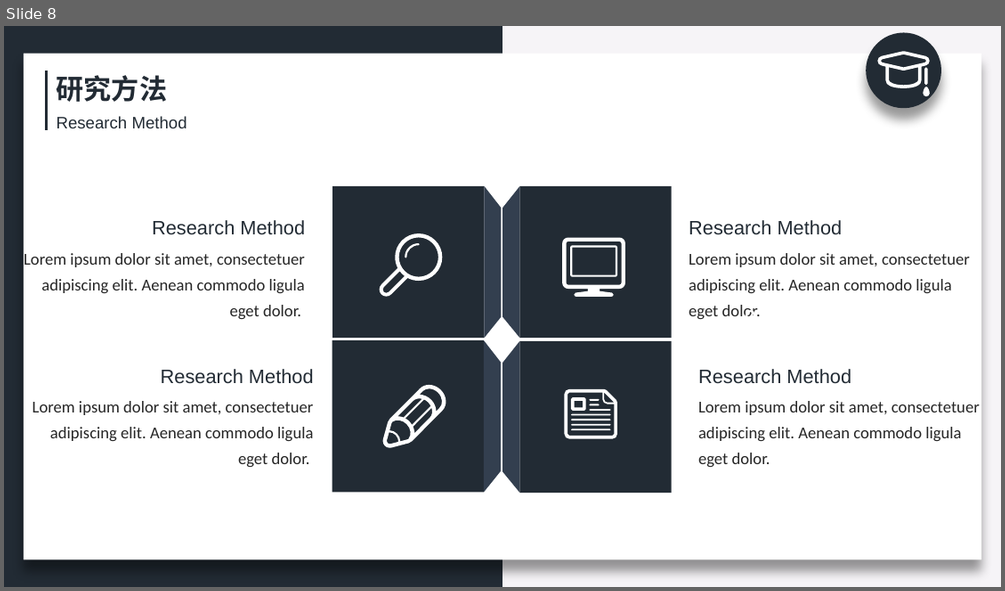
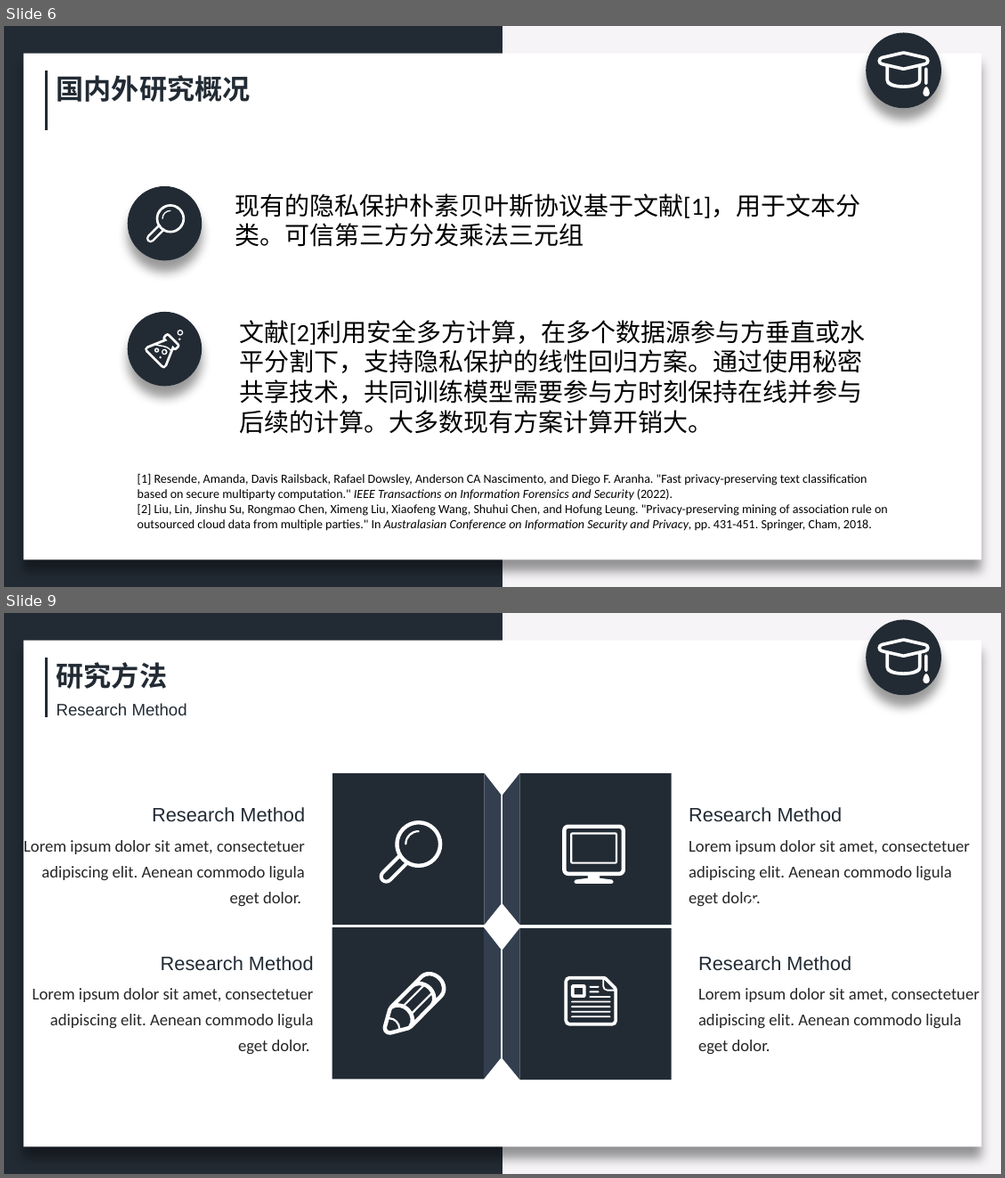
Before and after one commit to zeemeil/zeemeil.github.io, a slide deck: files/doctoral_dissertation_proposal.pptx. Shown one above the other, each under a label of ours: slide 8 before the commit, slides 6 and 9 after it; the slides between them are not shown. The pictures are 1005x591 and 1005x1178 pixels, drawn with LibreOffice and Linux fonts; fonts in the diff are those of the drawing. Boxes give left, top, right and bottom in pixels: in the first picture for what was removed or moved away, otherwise in the second. Text is boxed around its words. In the diff, an @@ line names an element or a change of style, - is before the commit and + after.

```diff
--- a/files/doctoral_dissertation_proposal.pptx
+++ b/files/doctoral_dissertation_proposal.pptx
@@ slide 6 added at <box>4,26,1001,587</box>, background #F6F4F7; not listed: 7 template elements that a slide beside it also shows @@
@@ text added at <box>57,75,251,102</box>, 20 pt, text #222B34, bold @@
+国内外研究概况
@@ ellipse added at <box>128,186,202,261</box>, fill #222B34 @@
@@ freeform shape added at <box>146,204,186,243</box>, fill #FFFFFF @@
@@ freeform shape added at <box>162,210,170,219</box>, fill #FFFFFF @@
@@ text added at <box>235,193,860,247</box>, 18 pt, text #000000 @@
+现有的隐私保护朴素贝叶斯协议基于文献[1]，用于文本分类。可信第三方分发乘法三元组
@@ group added at <box>128,312,202,386</box>: 6 freeform shapes, 1 ellipse @@
@@ text added at <box>239,320,865,434</box>, 18 pt, text #000000 @@
+文献[2]利用安全多方计算，在多个数据源参与方垂直或水平分割下，支持隐私保护的线性回归方案。通过使用秘密共享技术，共同训练模型需要参与方时刻保持在线并参与后续的计算。大多数现有方案计算开销大。
@@ text added at <box>138,474,888,531</box>, 9 pt, text #000000 @@
+[1] Resende, Amanda, Davis Railsback, Rafael Dowsley, Anderson CA Nascimento, and Diego F. Aranha. "Fast privacy-preserving text classification based on secure multiparty computation." IEEE Transactions on Information Forensics and Security (2022).
+[2] Liu, Lin, Jinshu Su, Rongmao Chen, Ximeng Liu, Xiaofeng Wang, Shuhui Chen, and Hofung Leung. "Privacy-preserving mining of association rule on outsourced cloud data from multiple parties." In Australasian Conference on Information Security and Privacy, pp. 431-451. Springer, Cham, 2018.
@@ what was slide 8 is now slide 9 @@
```
Also in this commit, not shown: 8 slides changed, 3 other slides added, 7 slides removed, 14 other files.
